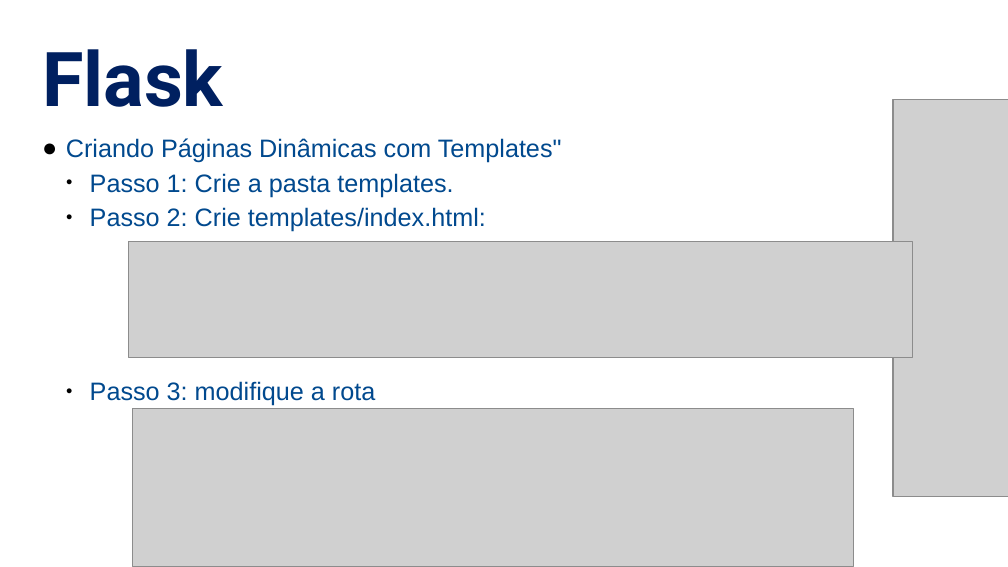
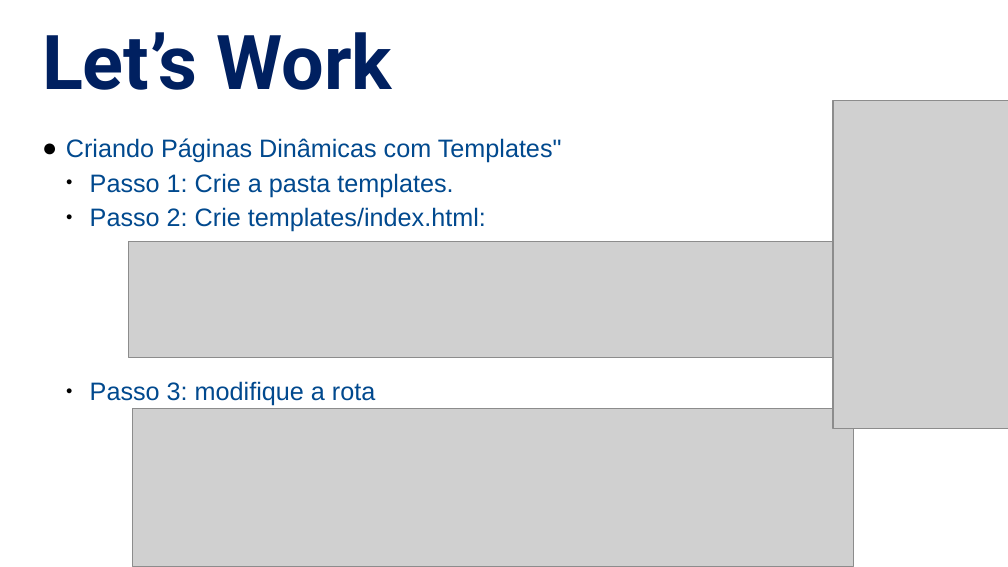
Before and after one commit to alandsilvasouza/PY2, a slide deck: slide 21 of aula10/Aula10.pptx. Drawn at 1008x567 pixels with LibreOffice and Linux fonts; fonts in the diff are those of the drawing; grey boxes stand for pictures. Boxes give left, top, right and bottom in pixels: in the first picture for what was removed or moved away, otherwise in the second. Text is boxed around its words. In the diff, an @@ line names an element or a change of style, - is before the commit and + after.

```diff
--- a/aula10/Aula10.pptx
+++ b/aula10/Aula10.pptx
@@ text removed at (42,49,223,107) @@
-Flask
@@ text added at (42,32,393,90), 54 pt, text #002060, bold @@
+Let’s Work
@@ picture at (833,101,1008,429): rotation 0 to 90 degrees @@
```
Also in this commit, not shown: 4 other files.
